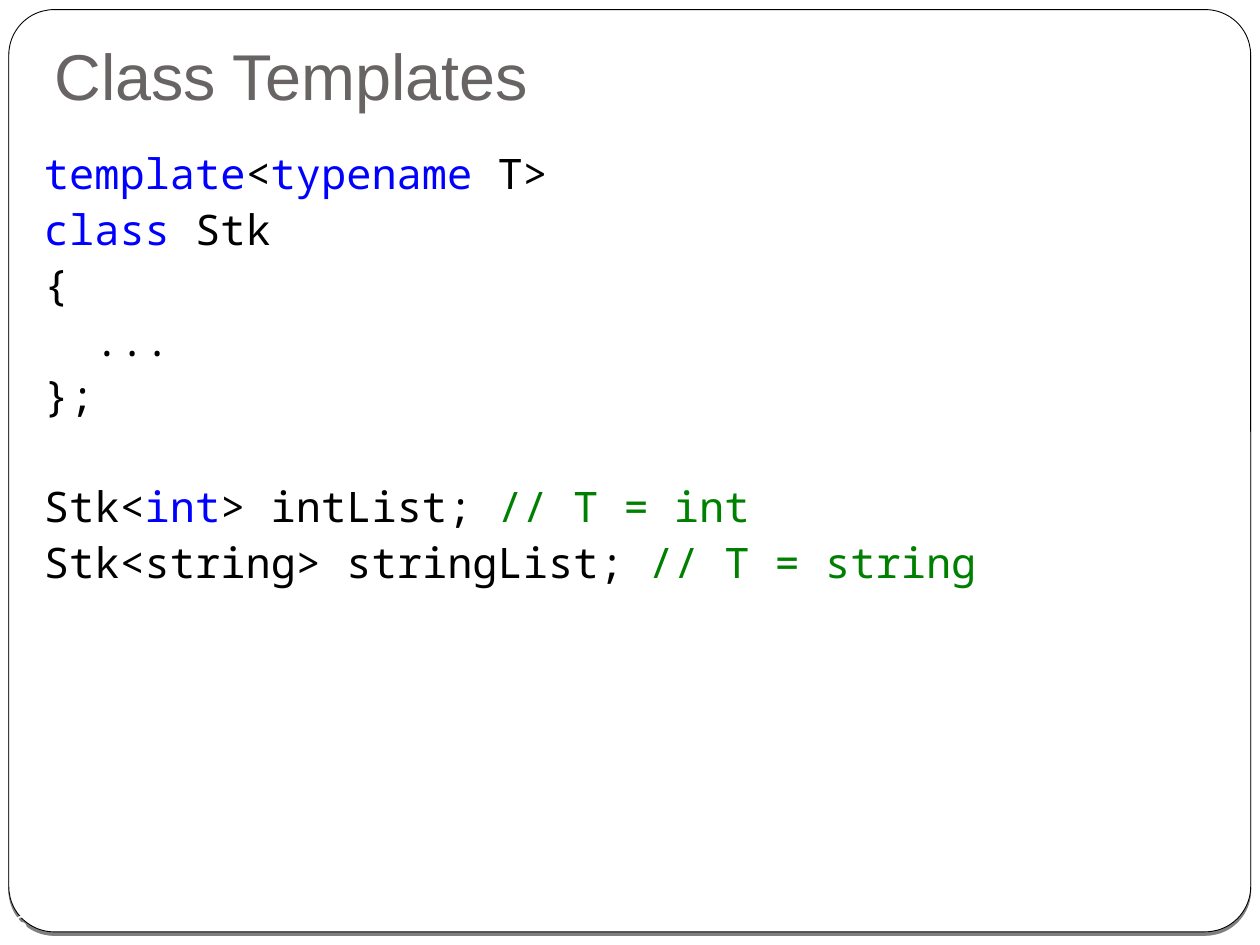
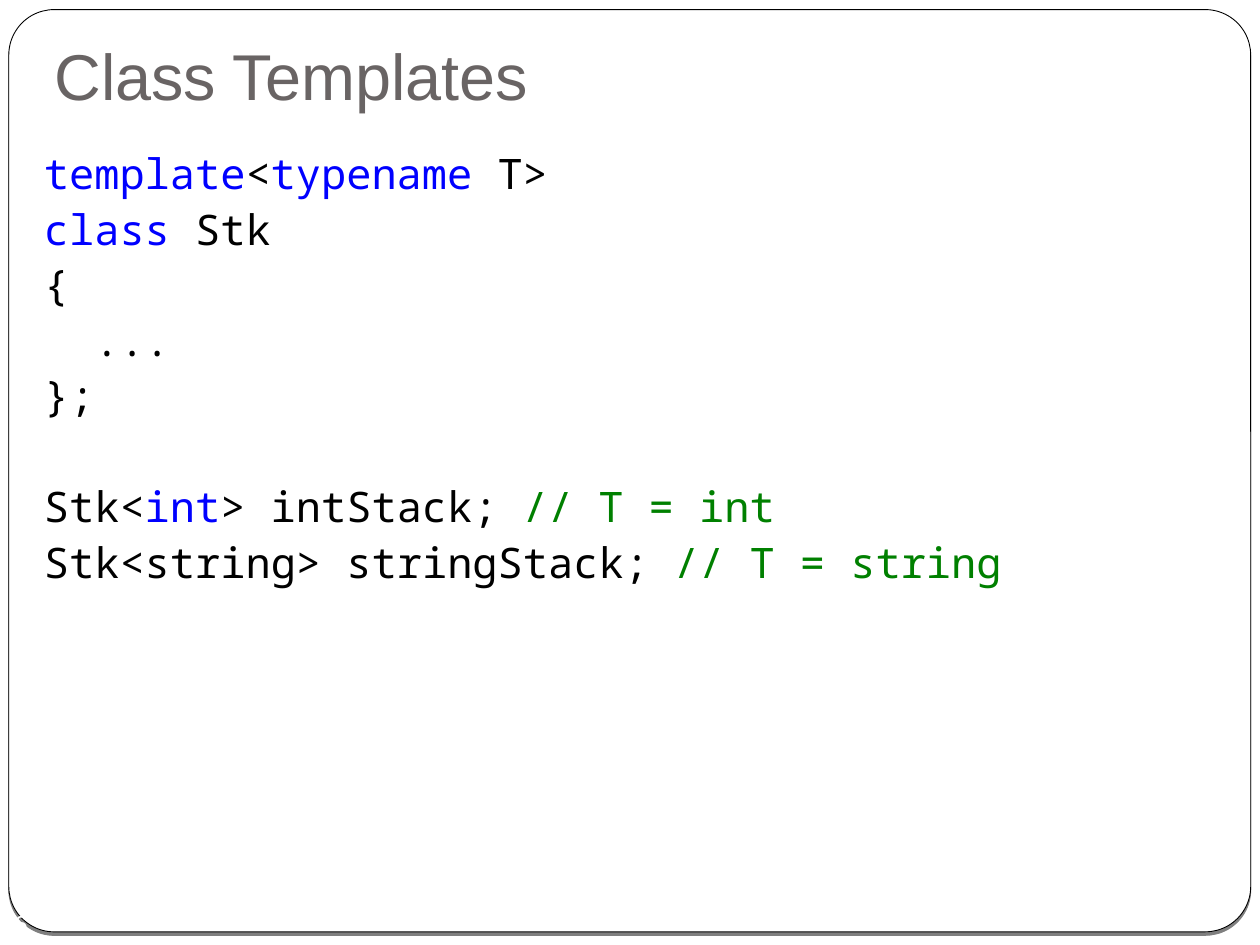
Before and after one commit to cpp-at-ariel/cpp-5780, a slide deck: slide 6 of 08-templates-iterators/slides-2-class-templates-iterators.odp. Drawn at 1260x945 pixels with LibreOffice and Linux fonts; fonts in the diff are those of the drawing. Boxes give left, top, right and bottom in pixels: in the first picture for what was removed or moved away, otherwise in the second. Text is boxed around its words. In the diff, an @@ line names an element or a change of style, - is before the commit and + after.

```diff
--- a/08-templates-iterators/slides-2-class-templates-iterators.odp
+++ b/08-templates-iterators/slides-2-class-templates-iterators.odp
@@ text at bbox=[44, 157, 1001, 589]: text changed @@
-template<typename T>
-class Stk
-{
-...
-};
-Stk<int> intList; // T = int
-Stk<string> stringList; // T = string
+template<typename T>
+class Stk
+{
+...
+};
+Stk<int> intStack; // T = int
+Stk<string> stringStack; // T = string
```
Also in this commit, not shown: 1 other slide changed, 3 other files.
